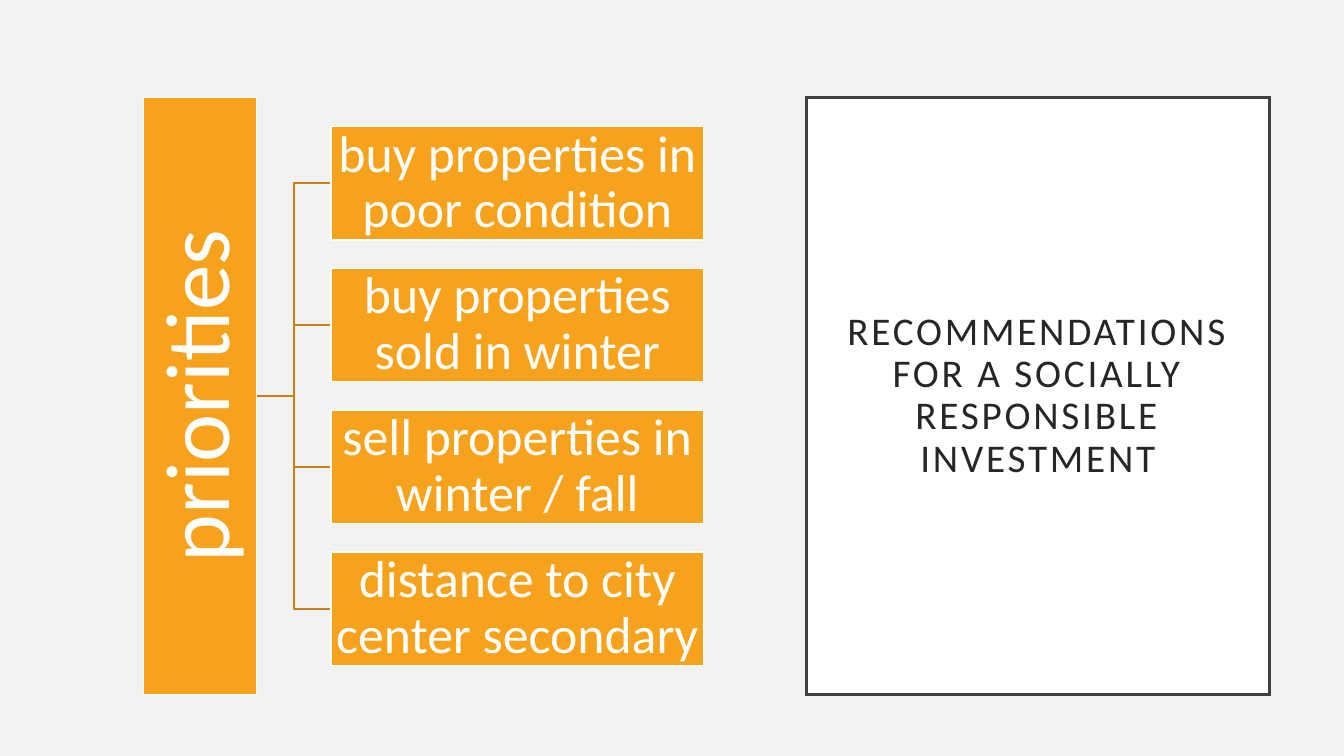
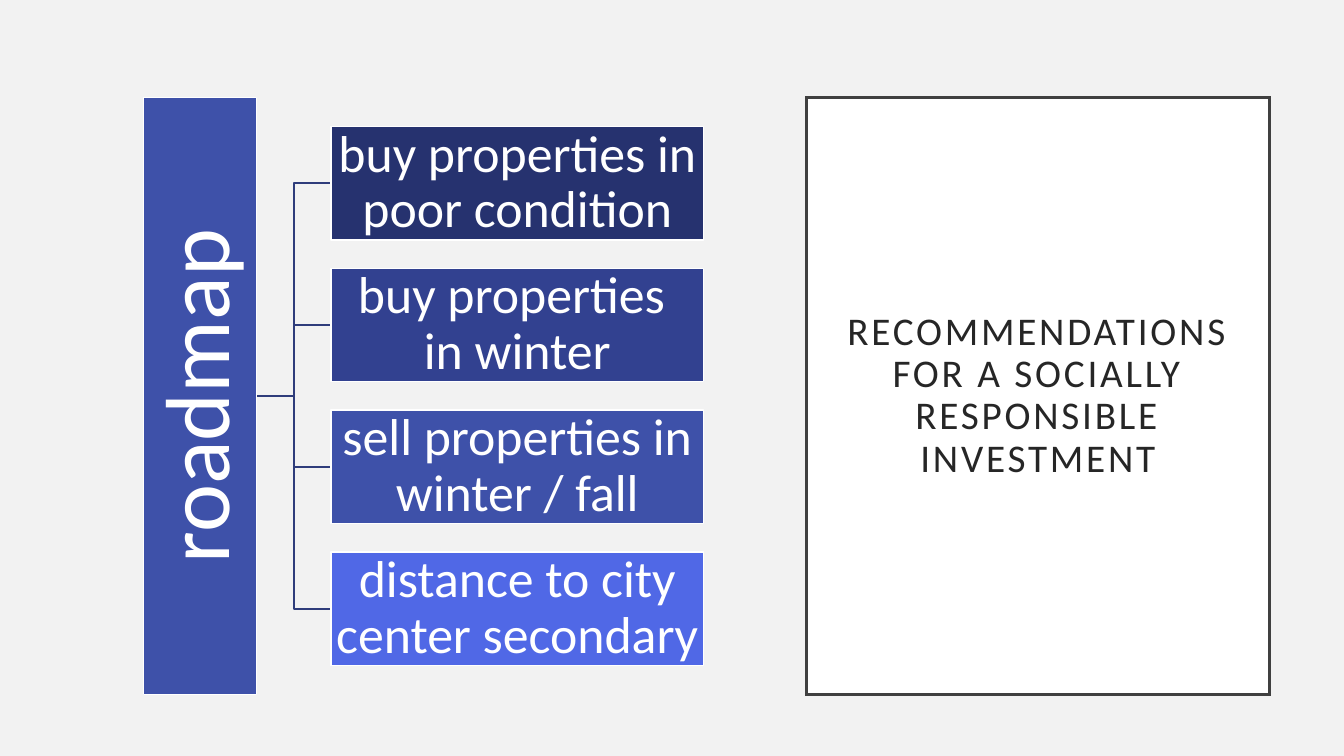
Before and after one commit to shnitzle/eda_project, a slide deck: slide 8 of mjr_folder/presentation/Presentation_Properties_Erin_Robinson.pptx. Drawn at 1344x756 pixels with LibreOffice and Linux fonts; fonts in the diff are those of the drawing. Boxes give left, top, right and bottom in pixels: in the first picture for what was removed or moved away, otherwise in the second. Text is boxed around its words. In the diff, an @@ line names an element or a change of style, - is before the commit and + after.

```diff
--- a/mjr_folder/presentation/Presentation_Properties_Erin_Robinson.pptx
+++ b/mjr_folder/presentation/Presentation_Properties_Erin_Robinson.pptx
@@ rectangle at (143, 98, 257, 696): fill #F6A21D to #3E51A9 @@
@@ rectangle at (332, 126, 704, 240): fill #F6A21D to #26326F @@
@@ outline #C58217 1 pt to #2F3D7B 1 pt in 4 elements at (257, 396, 332, 609), (257, 396, 332, 467), (257, 326, 332, 396), (257, 184, 332, 396) @@
@@ text at (143, 262, 254, 552): text changed @@
-priorities
+roadmap
@@ rectangle at (332, 268, 704, 382): fill #F6A21D to #324190 @@
@@ text at (358, 277, 664, 382): text changed @@
-buy properties sold in winter
+buy properties
+in winter
@@ rectangle at (332, 410, 704, 524): fill #F6A21D to #3E51A9 @@
@@ rectangle at (332, 553, 704, 666): fill #F6A21D to #5068E6 @@
```
Also in this commit, not shown: 6 other slides changed, 1 slide added, 1 slide removed, 5 other files.
